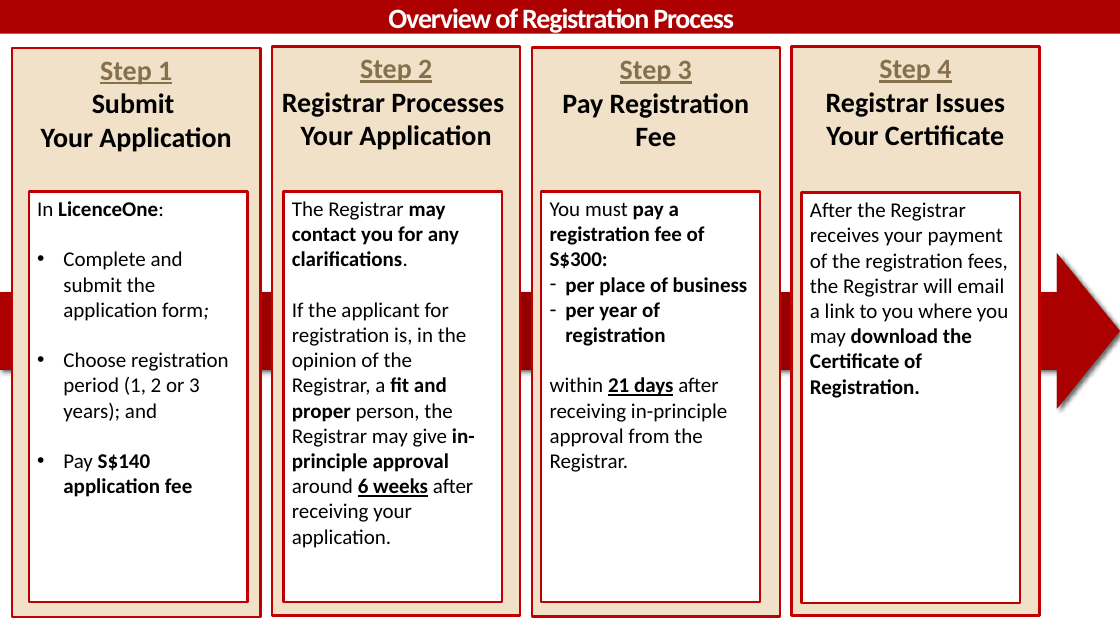
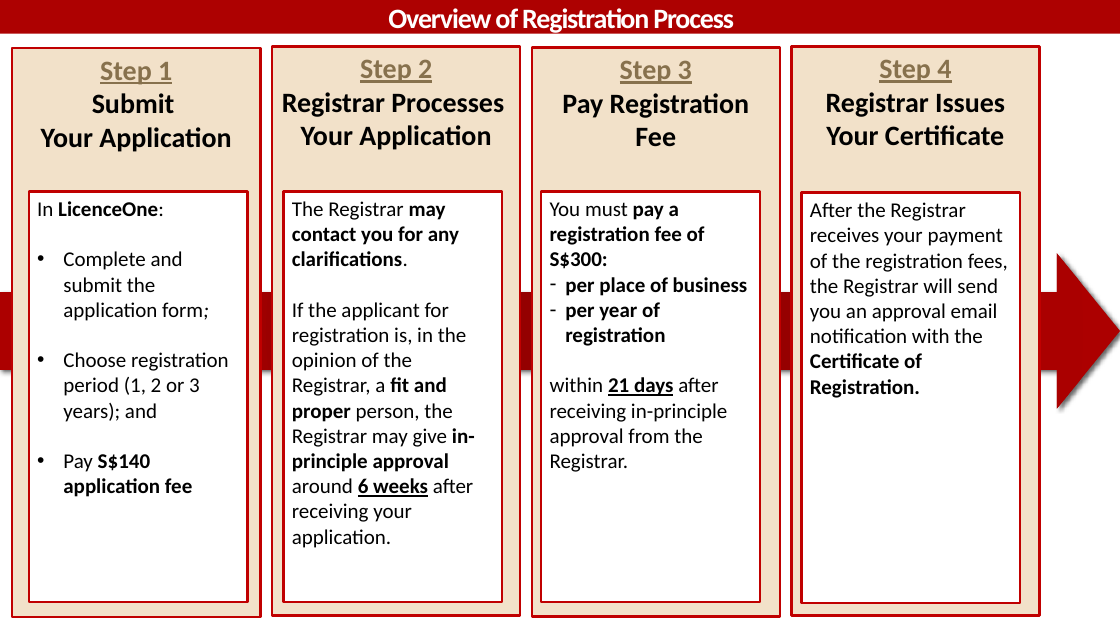
Before and after one commit to isomerpages/mlaw-acd, a slide deck: slide 1 of images/Over of Reg Process.pptx. Drawn at 1120x630 pixels with LibreOffice and Linux fonts; fonts in the diff are those of the drawing; background and template pictures are left out. Boxes give left, top, right and bottom in pixels: in the first picture for what was removed or moved away, otherwise in the second. Text is boxed around its words. In the diff, an @@ line names an element or a change of style, - is before the commit and + after.

Commit message:
new reg process

```diff
--- a/images/Over of Reg Process.pptx
+++ b/images/Over of Reg Process.pptx
@@ text in rectangle at <box>810,202,1008,398</box>: text changed @@
-After the Registrar receives your payment of the registration fees, the Registrar will email a link to you where you may download the Certificate of Registration.
+After the Registrar receives your payment of the registration fees, the Registrar will send you an approval email notification with the Certificate of Registration.
```
Also in this commit, not shown: 2 other files.
